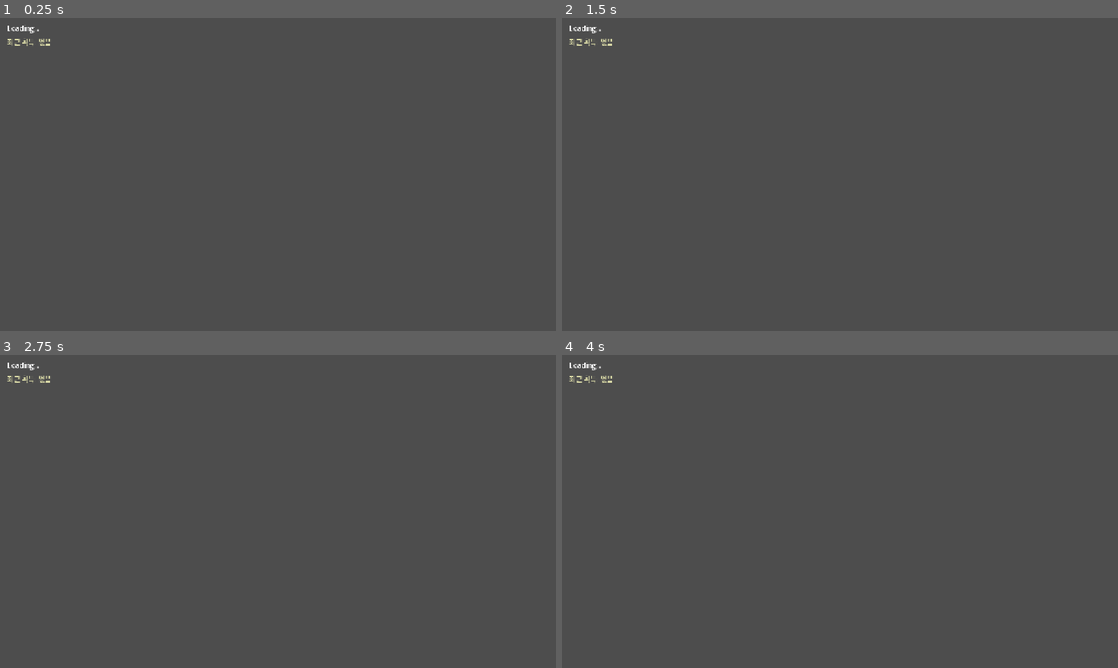
Above: before the commit, frames 1-4 (two rows, left to right).
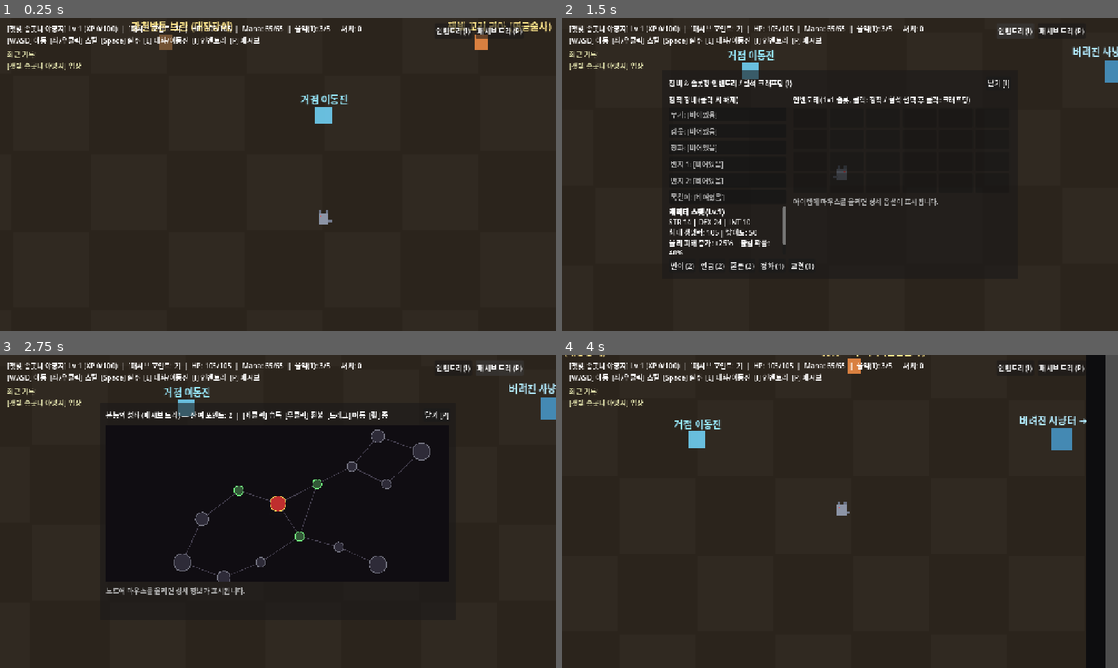
Above: after the commit, the same moments.

Repository: PigPenguinMan/HSG
Game: Godot game, scene res://scenes/Arena.tscn
The game is run twice, just before and just after one commit, with the same random seed, the same clock (stepped at 60 frames per second) and the same inputs.
Inputs (mouse positions are in pixels of both pictures, inside the frame that each line leads up to):
- Up to frame 1 (0.25 s): no input
- Up to frame 2 (1.5 s): tap Enter at 0.5 s; move the mouse to (962, 158) at 0.52 s; hold D (move_right) 0.53-1.25 s; hold 1 0.53-1.25 s; click (962, 158) at 0.67 s; click (1017, 30) at 1.25 s, where only the run after the commit has a clickable "인벤토리 (I)"
- Up to frame 3 (2.75 s): click (500, 367) at 2 s, where only the run after the commit has a clickable "패시브 트리 (P)"
- Up to frame 4 (4 s): click (1001, 414) at 2.75 s, where only the run after the commit has a clickable "닫기 [P]"; tap Space (skill_dash) at 3.5 s; drag from (728, 527) to (812, 574) at 3.52 s

The runs differ from the first frame. In frame 1, 100% of the frame differs, in the area x 0-100%, y 0-100%; in frame 2, 99%; in frame 3, 99%; in frame 4, 97%.
Error before the commit: Parse Error: Cannot infer the type of "g" variable because the value doesn't have a set type. (res://src/world/arena.gd:238)

Commit message:
fix(arena): add explicit Array type annotations for Variant dictionary lookups

Diff:
--- a/src/world/arena.gd
+++ b/src/world/arena.gd
@@ -235,7 +235,7 @@
 	_player.global_position = spawn_pos
 
 	var sz := Vector2(float(z["size"][0]), float(z["size"][1]))
-	var g := z["ground"]
+	var g: Array = z["ground"]
 	_build_ground(sz, Color(float(g[0]), float(g[1]), float(g[2])))
 	_build_walls(sz)
 
@@ -420,7 +420,7 @@
 
 func _build_npc(npc: Dictionary) -> void:
 	var pos := Vector2(float(npc["pos"][0]), float(npc["pos"][1]))
-	var c := npc["color"]
+	var c: Array = npc["color"]
 	var area := Area2D.new()
 	area.position = pos
 	area.collision_layer = 0
